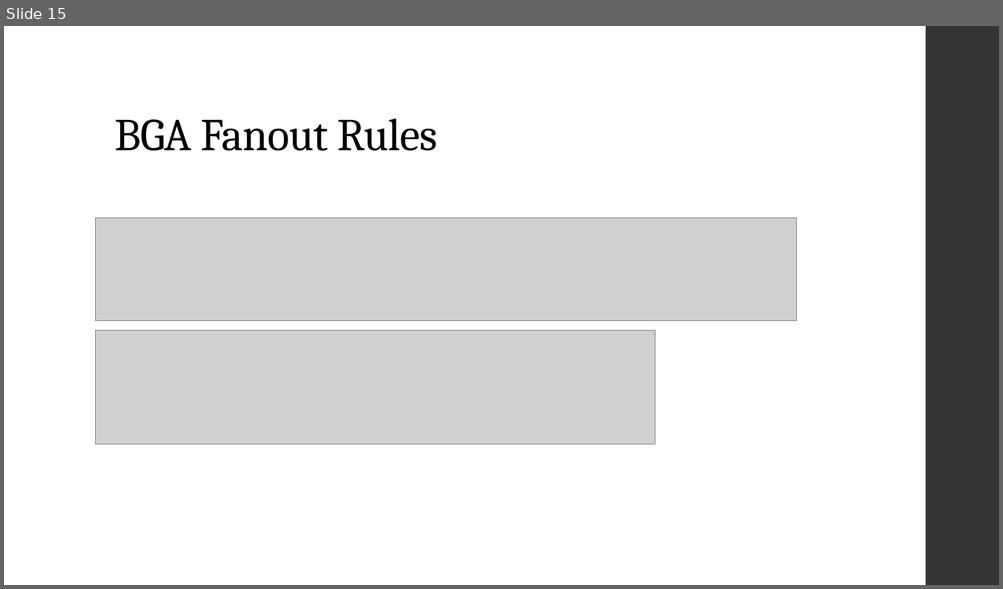
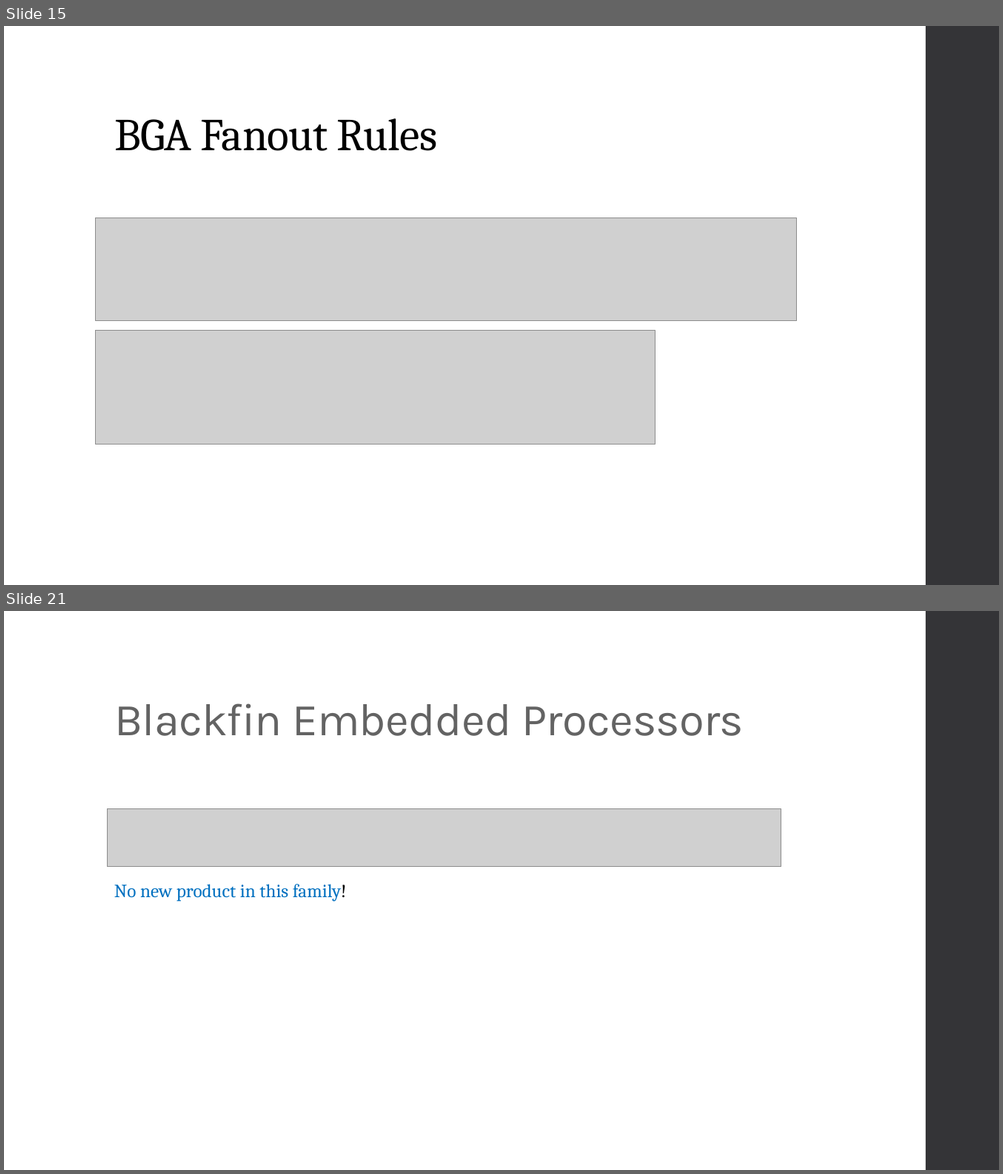
Before and after one commit to altay-brusan/blackfin-som, a slide deck: Artifacts/Reports/Design Guide.pptx. Shown one above the other, each under a label of ours: slide 15 before the commit, slides 15 and 21 after it; the slides between them are not shown. The pictures are 1003x589 and 1003x1174 pixels, drawn with LibreOffice and Linux fonts; fonts in the diff are those of the drawing; grey boxes stand for pictures. Boxes give left, top, right and bottom in pixels: in the first picture for what was removed or moved away, otherwise in the second. Text is boxed around its words. In the diff, an @@ line names an element or a change of style, - is before the commit and + after.

```diff
--- a/Artifacts/Reports/Design Guide.pptx
+++ b/Artifacts/Reports/Design Guide.pptx
@@ slide 21 added at (4,611,999,1170), background #FFFFFF; not listed: 1 template element that a slide beside it also shows @@
@@ title added at (114,703,743,736), 44 pt, text #636363 @@
+Blackfin Embedded Processors
@@ picture added at (107,809,781,867) @@
@@ text added at (114,884,347,902), 18 pt, text #0070C0 @@
+No new product in this family!
```
Also in this commit, not shown: 13 other slides added, 11 other files.
